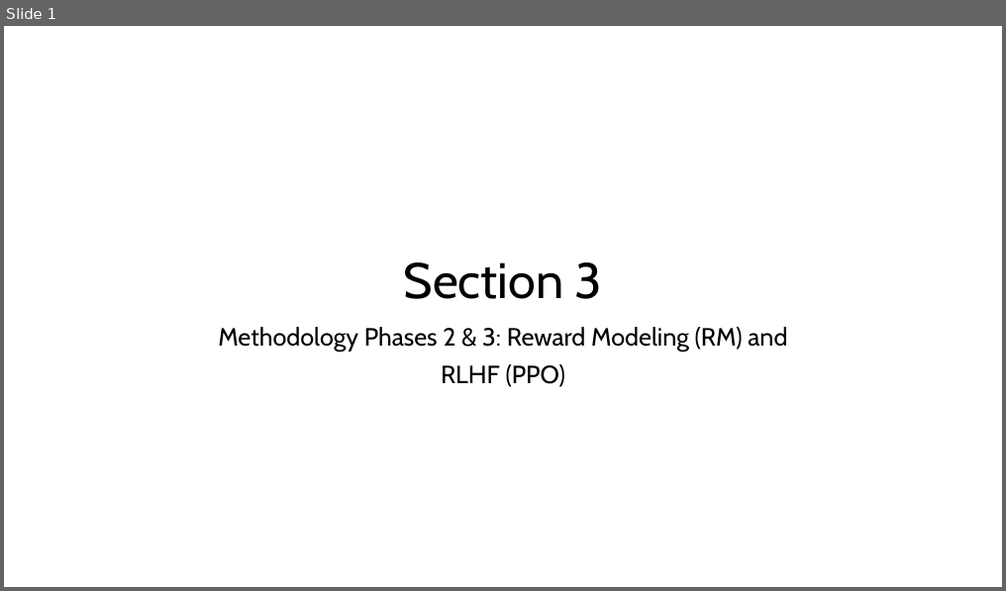
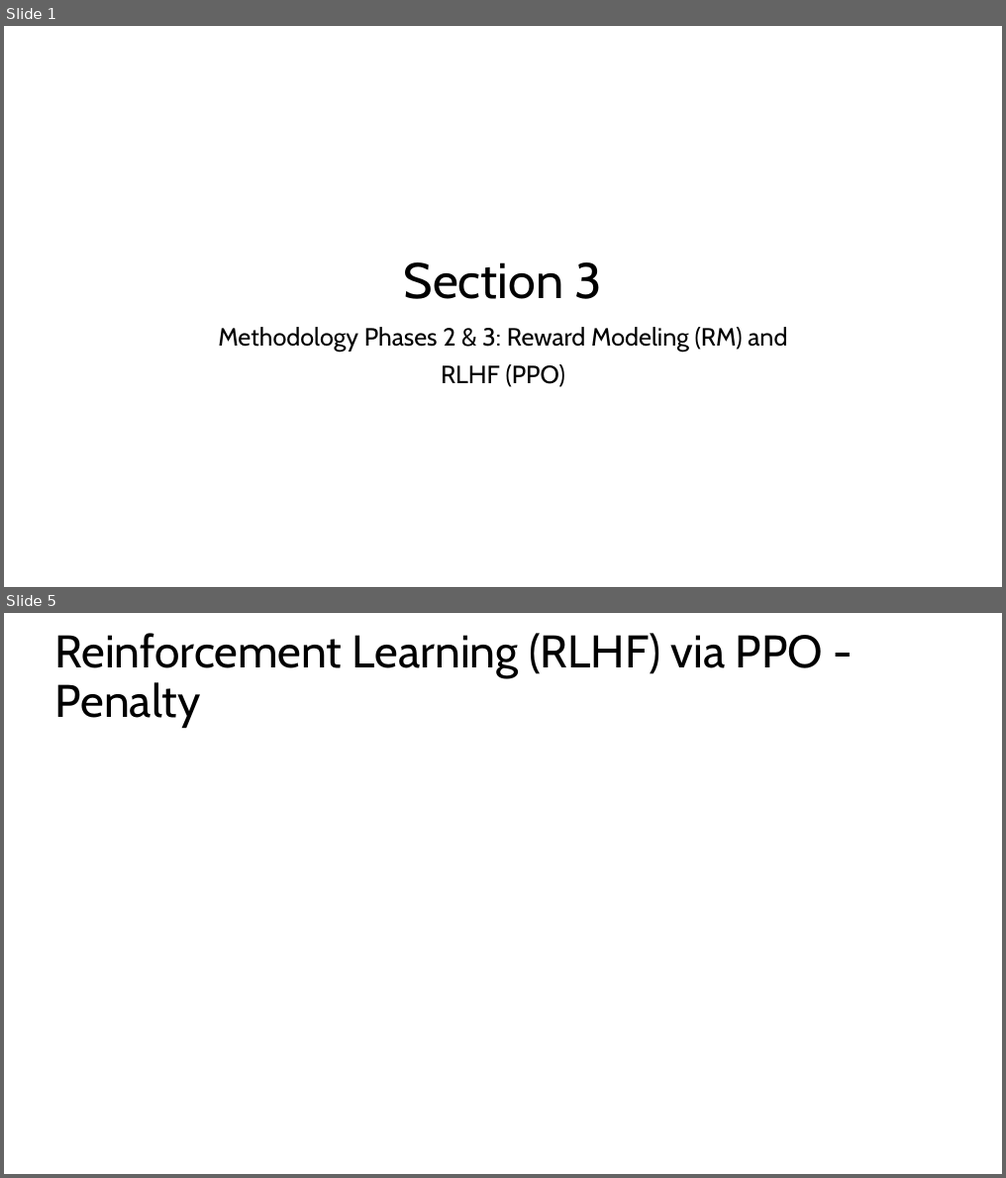
Before and after one commit to logus2k/genai_paper, a slide deck: section3/section3.pptx. Shown one above the other, each under a label of ours: slide 1 before the commit, slides 1 and 5 after it; the slides between them are not shown. The pictures are 1006x591 and 1006x1178 pixels, drawn with LibreOffice and Linux fonts; fonts in the diff are those of the drawing; grey boxes stand for pictures. Boxes give left, top, right and bottom in pixels: in the first picture for what was removed or moved away, otherwise in the second. Text is boxed around its words. In the diff, an @@ line names an element or a change of style, - is before the commit and + after.

```diff
--- a/section3/section3.pptx
+++ b/section3/section3.pptx
@@ slide 5 added at (x1=4, y1=613, x2=1002, y2=1174), background #FFFFFF @@
@@ title added at (x1=55, y1=633, x2=823, y2=728), 44 pt, text #000000 @@
+Reinforcement Learning (RLHF) via PPO - Penalty
```
Also in this commit, not shown: 5 other slides added, 1 slide removed, 1 other file.
